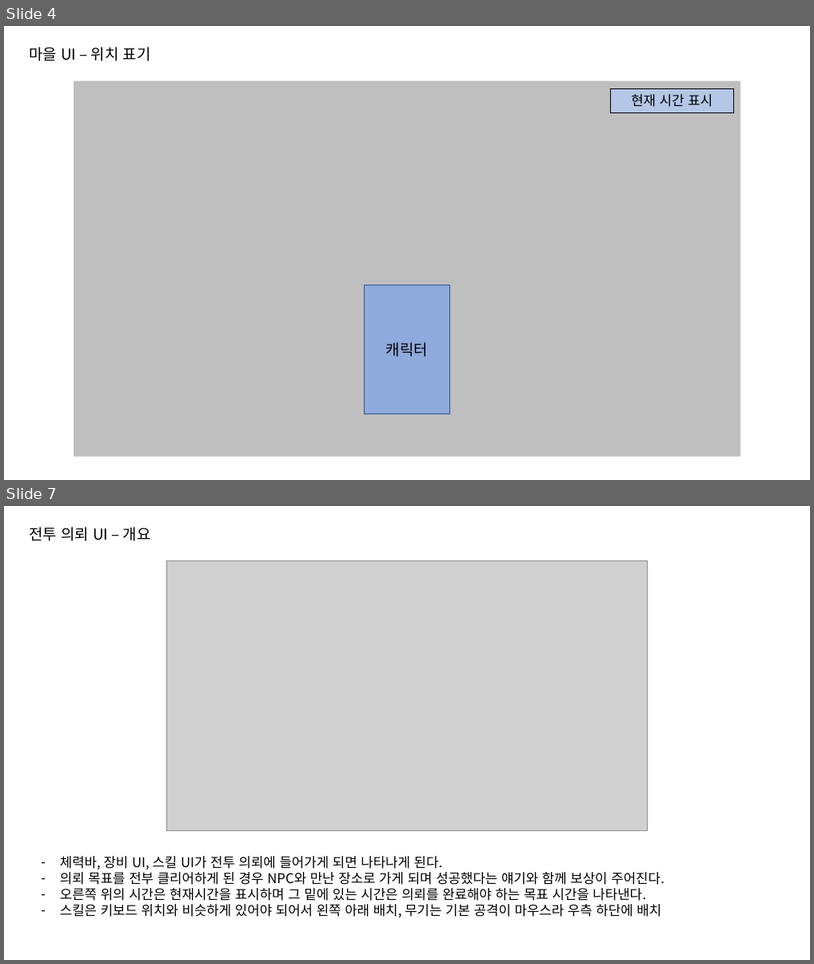
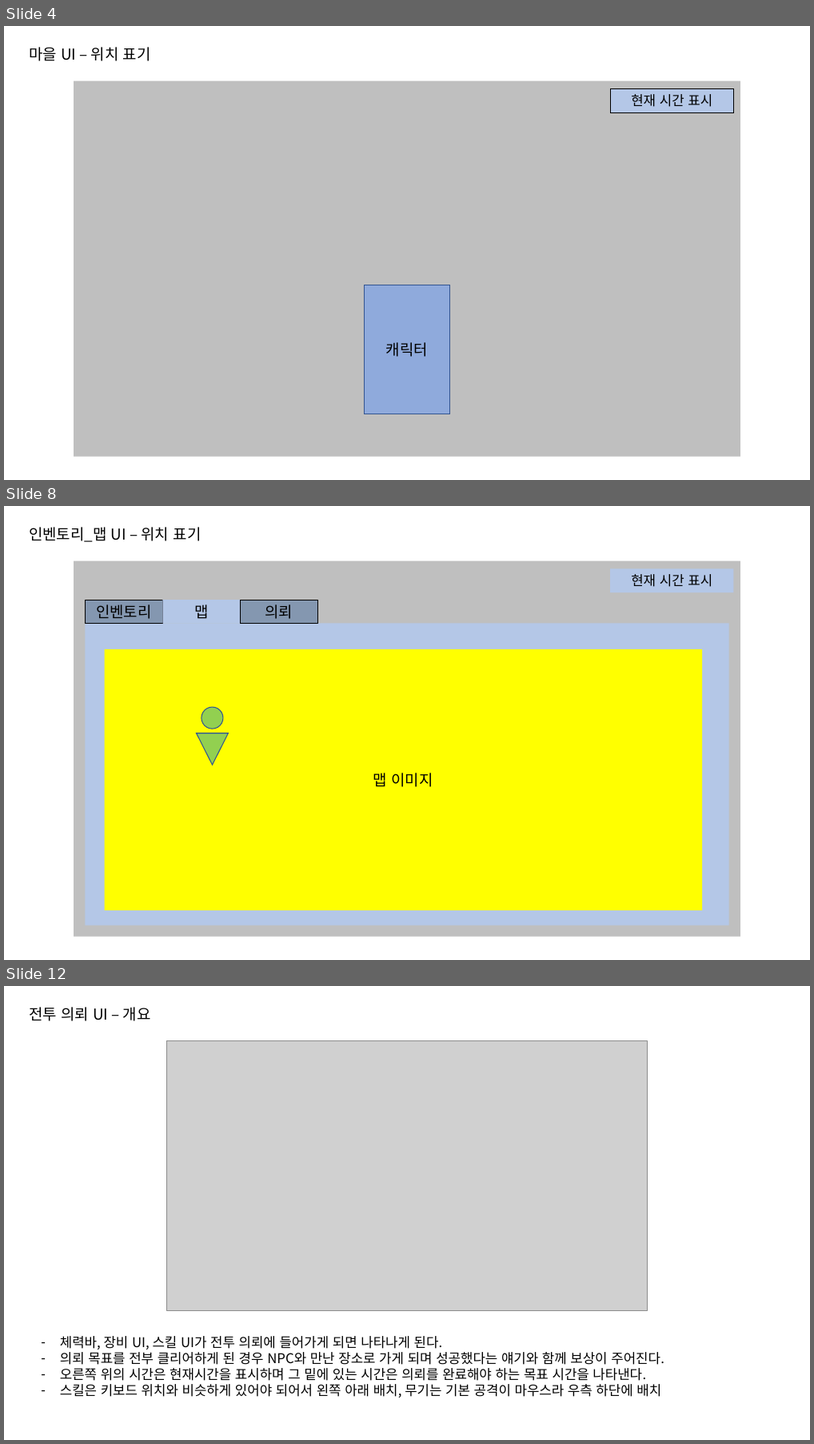
Before and after one commit to go4521304/Backyeah, a slide deck: document/UI기획서초안_ver1.1.pptx. Shown one above the other, each under a label of ours: slides 4 and 7 before the commit, slides 4, 8 and 12 after it; the slides between them are not shown. The pictures are 814x964 and 814x1444 pixels, drawn with LibreOffice and Linux fonts; fonts in the diff are those of the drawing; grey boxes stand for pictures. Boxes give left, top, right and bottom in pixels: in the first picture for what was removed or moved away, otherwise in the second. Text is boxed around its words. In the diff, an @@ line names an element or a change of style, - is before the commit and + after.

```diff
--- a/document/UI기획서초안_ver1.1.pptx
+++ b/document/UI기획서초안_ver1.1.pptx
@@ slide 8 added at (4, 506, 810, 960), background #FFFFFF @@
@@ text added at (29, 527, 202, 542), 18 pt, text #000000 @@
+인벤토리_맵 UI – 위치 표기
@@ rectangle added at (74, 561, 741, 936), fill #BFBFBF @@
@@ rectangle added at (610, 569, 734, 592), fill #B4C7E7, 16 pt, text #000000 @@
+현재 시간 표시
@@ rectangle added at (85, 600, 162, 624), fill #8497B0, outline #000000 1 pt, 18 pt, text #000000 @@
+인벤토리
@@ rectangle added at (162, 600, 240, 624), fill #B4C7E7, 18 pt, text #000000 @@
+맵
@@ rectangle added at (241, 600, 318, 624), fill #8497B0, outline #000000 1 pt, 18 pt, text #000000 @@
+의뢰
@@ rectangle added at (85, 624, 730, 925), fill #B4C7E7 @@
@@ rectangle added at (105, 649, 702, 910), fill #FFFF00, 18 pt, text #000000 @@
+맵 이미지
@@ ellipse added at (202, 707, 223, 728), fill #92D050, outline #325491 1 pt @@
@@ triangle added at (196, 733, 229, 764), fill #92D050, outline #325491 1 pt @@
@@ what was slide 7 is now slide 12 @@
```
Also in this commit, not shown: 3 slides changed, 4 other slides added.
